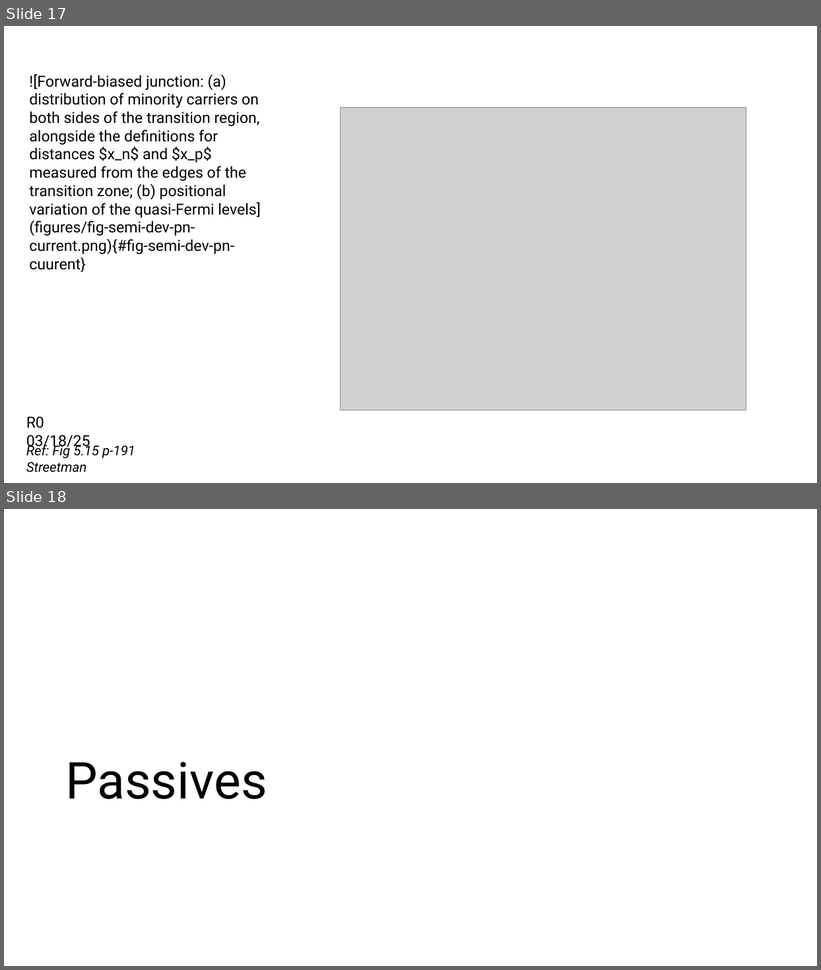
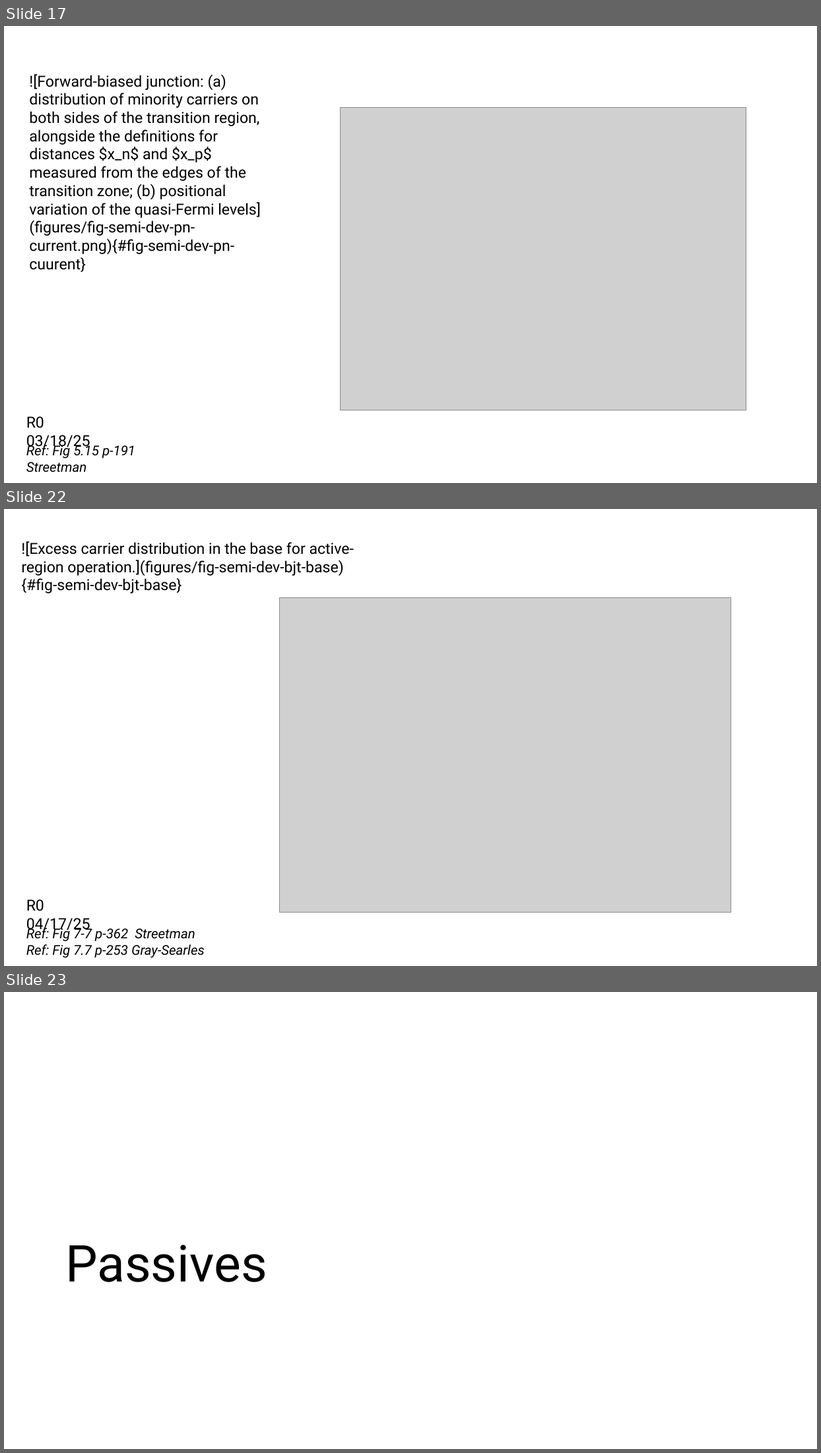
Before and after one commit to mixignal-press/ebook-ice1, a slide deck: figures/fig.pptx. Shown one above the other, each under a label of ours: slides 17 and 18 before the commit, slides 17, 22 and 23 after it; the slides between them are not shown. The pictures are 821x970 and 821x1453 pixels, drawn with LibreOffice and Linux fonts; fonts in the diff are those of the drawing; grey boxes stand for pictures. Boxes give left, top, right and bottom in pixels: in the first picture for what was removed or moved away, otherwise in the second. Text is boxed around its words. In the diff, an @@ line names an element or a change of style, - is before the commit and + after.

```diff
--- a/figures/fig.pptx
+++ b/figures/fig.pptx
@@ slide 22 added at box(4, 509, 817, 966), background #FFFFFF @@
@@ text added at box(21, 541, 354, 593), 18 pt, text #000000 @@
+![Excess carrier distribution in the base for active-region operation.](figures/fig-semi-dev-bjt-base){#fig-semi-dev-bjt-base}
@@ picture added at box(280, 597, 732, 913) @@
@@ picture added at box(483, 821, 506, 838) @@
@@ text added at box(26, 900, 90, 933), 18 pt, text #000000 @@
+R0 04/17/25
@@ text added at box(26, 926, 205, 958), 16 pt, text #000000, italic @@
+Ref: Fig 7-7 p-362 Streetman
+Ref: Fig 7.7 p-253 Gray-Searles
@@ what was slide 18 is now slide 23 @@
```
Also in this commit, not shown: 1 slide changed, 4 other slides added, 5 other files.
